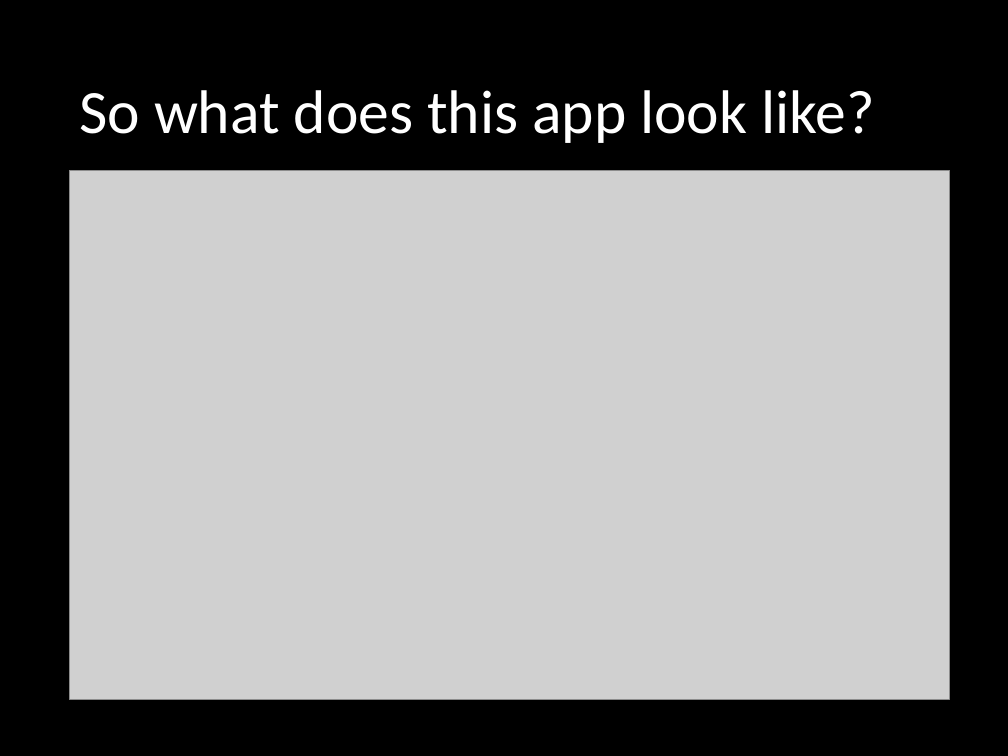
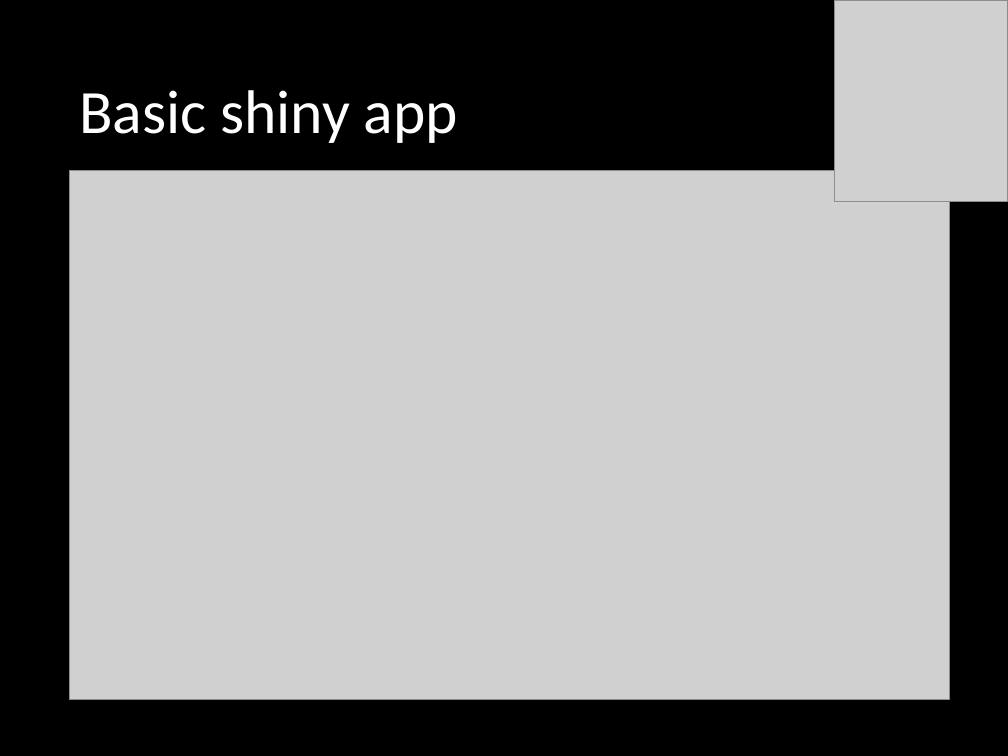
Before and after one commit to InteragencyEcologicalProgram/iep-data-workshop-2024, a slide deck: slide 13 of presentations/Introduction to Shiny.pptx (slide 12 before the commit). Drawn at 1008x756 pixels with LibreOffice and Linux fonts; fonts in the diff are those of the drawing; grey boxes stand for pictures. Boxes give left, top, right and bottom in pixels: in the first picture for what was removed or moved away, otherwise in the second. Text is boxed around its words. In the diff, an @@ line names an element or a change of style, - is before the commit and + after.

Commit message:
Updating shiny presentation

```diff
--- a/presentations/Introduction to Shiny.pptx
+++ b/presentations/Introduction to Shiny.pptx
@@ picture added at [835,0,1008,202] @@
@@ title at [79,90,458,143]: text changed @@
-So what does this app look like?
+Basic shiny app
```
Also in this commit, not shown: 9 other slides changed, 2 slides added.
